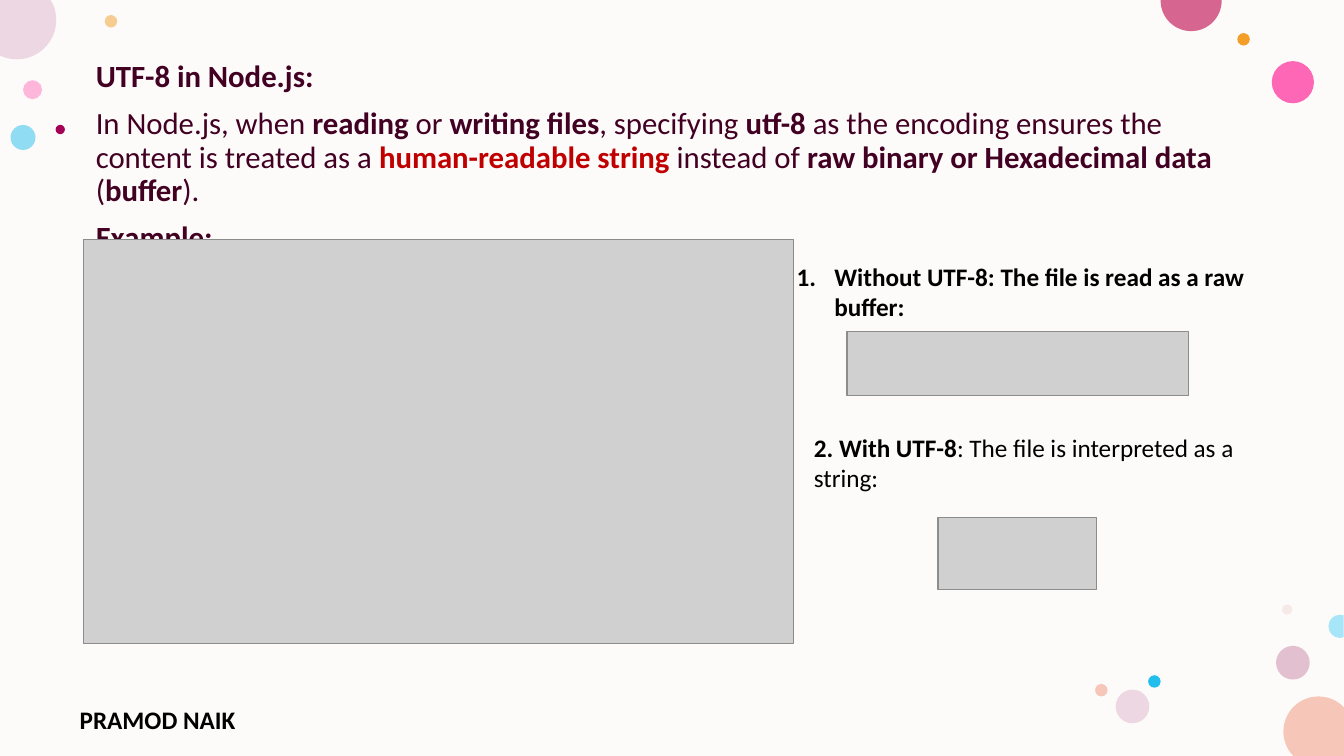
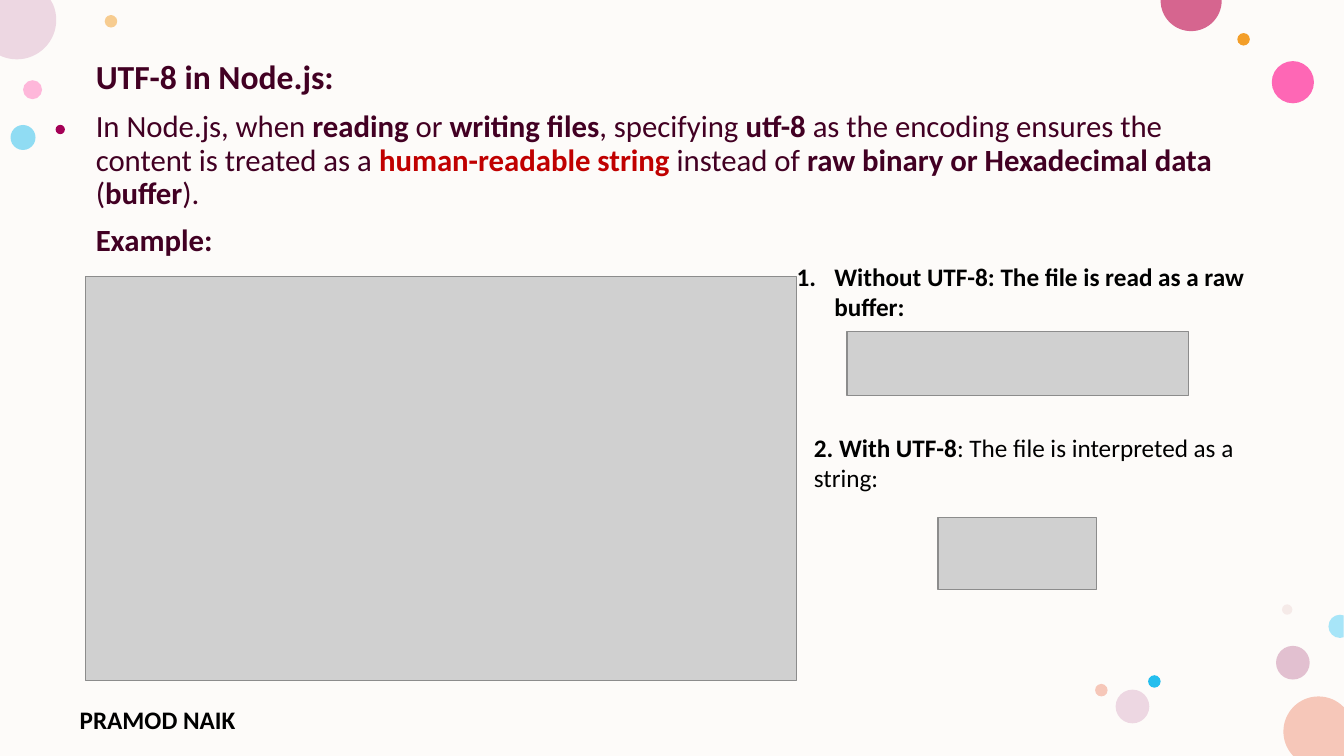
Before and after one commit to PRAMODNAIK-DEV/Node.js-Hands-on-Workshop, a slide deck: slide 89 of Day-1 – Node.js Fundamentals & HTTP Module.pptx. Drawn at 1344x756 pixels with LibreOffice and Linux fonts; fonts in the diff are those of the drawing; grey boxes stand for pictures; background and template pictures are left out. Boxes give left, top, right and bottom in pixels: in the first picture for what was removed or moved away, otherwise in the second. Text is boxed around its words. In the diff, an @@ line names an element or a change of style, - is before the commit and + after.

```diff
--- a/Day-1 – Node.js Fundamentals & HTTP Module.pptx
+++ b/Day-1 – Node.js Fundamentals & HTTP Module.pptx
@@ text at (96,65,333,95): size 22 to 24 pt in "UTF-8 in Node.js:" @@
@@ picture: place and size @@
-picture at (84,239,795,643)
+picture at (86,277,797,682)
```
Also in this commit, not shown: 2 other slides changed, 2 other files.
